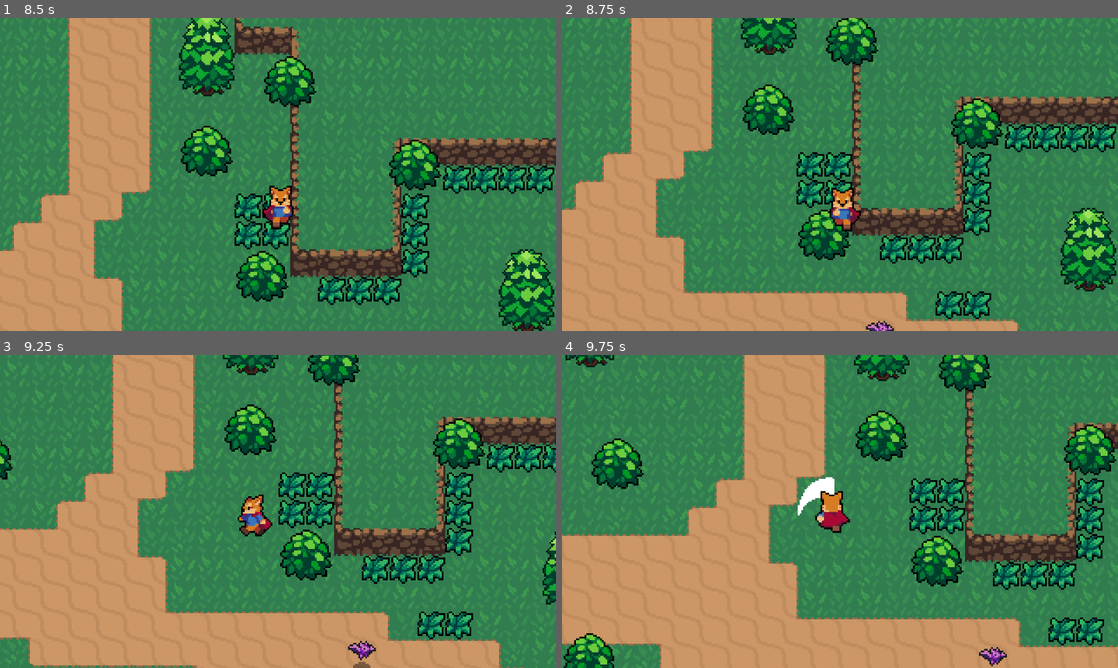
Above: before the commit, frames 1-4 (two rows, left to right).
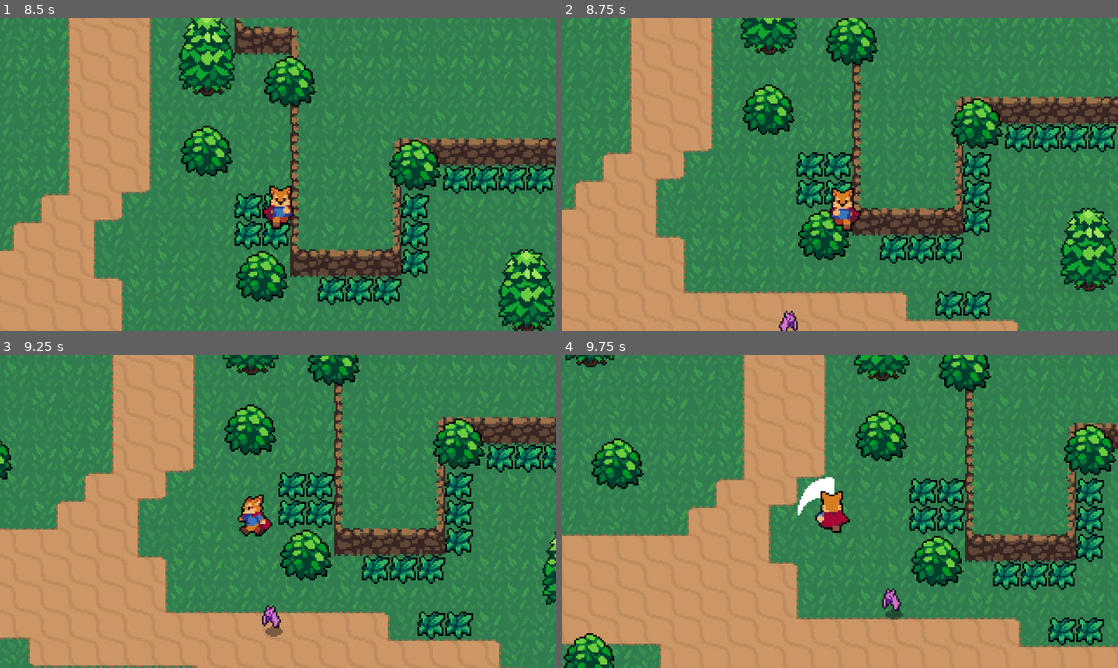
Above: after the commit, the same moments.

Repository: aryanscodingden/BladeBound
Game: Godot game, scene res://world.tscn
Two runs of this game, one before a commit and one after it. Both use one fixed random seed, a clock stepped at 60 frames per second and the inputs below.
Inputs:
- Up to frame 1 (8.5 s): tap Enter at 0.5 s; hold D (move_right) 0.53-1.28 s; tap J (attack) at 0.6, 3.6, 6.6 s; hold S (move_down) 1.28-2.03 s; tap K (roll) at 1.35, 4.35, 7.35 s; hold D (move_right) 2.03-2.78 s; tap Alt at 2.1, 5.1, 8.1 s; hold W (move_up) 2.78-3.53 s; tap Shift at 2.85, 5.85 s; hold A (move_left) 3.53-5.03 s; hold S (move_down) 5.03-5.78 s; hold D (move_right) 5.78-6.53 s; hold W (move_up) 6.53-7.28 s; hold D (move_right) 7.28-8.03 s; hold S (move_down) from 8.03 s (still down)
- Up to frame 2 (8.75 s): keep holding S (move_down)
- Up to frame 3 (9.25 s): release S (move_down) at 8.78 s; hold A (move_left) from 8.78 s (still down); tap Shift at 8.85 s
- Up to frame 4 (9.75 s): release A (move_left) at 9.53 s; hold W (move_up) from 9.53 s (still down); tap J (attack) at 9.6 s

Frame 1 is identical in both runs. In frame 2, 0.3% of the frame differs, in the area x 39-60%, y 93-100%; in frame 3, 0.5%, in the area x 47-68%, y 80-100%; in frame 4, 0.4%.

Commit message:
more bat enemy script

Diff:
--- a/enemies/bat_enemy.gd
+++ b/enemies/bat_enemy.gd
@@ -1,11 +1,34 @@
 extends CharacterBody2D
+const speed = 30
+
+@export var range:= 104
 
 @onready var sprite_2d: Sprite2D = $Sprite2D
 @onready var animation_tree: AnimationTree = $AnimationTree
 @onready var playback = animation_tree.get("parameters/StateMachine/playback") as AnimationNodeStateMachinePlayback
+@export var player: Player
 
-func _physics_process(delta: float) -> void:
+func _physics_process(_delta: float) -> void:
 	var state = playback.get_current_node()
 	match state:
 		"Idle": pass
-		"Chase": pass
+		"Chase":
+			var player = get_player()
+			if player is Player:
+				velocity = global_position.direction_to(player.global_position) * speed
+				sprite_2d.scale.x = sign(velocity.x)
+			else:
+				velocity = Vector2.ZERO
+			move_and_slide()
+
+func get_player() -> Player:
+	return get_tree().get_first_node_in_group("player")
+
+func is_player_in_range() -> bool:
+	var result = false
+	var player = get_player()
+	if player is Player:
+		var distance_to_player = global_position.distance_to(player.global_position)
+		if distance_to_player < range:
+			result = true
+	return result
--- a/enemies/bat_enemy.tscn
+++ b/enemies/bat_enemy.tscn
@@ -5,7 +5,7 @@
 [ext_resource type="Texture2D" uid="uid://cuq66us1fgsog" path="res://shadows/small_shadow.png" id="2_5gx0a"]
 
 [sub_resource type="CircleShape2D" id="CircleShape2D_erta8"]
-radius = 5.0
+radius = 5.8309517
 
 [sub_resource type="Animation" id="Animation_5gx0a"]
 length = 0.001
@@ -56,8 +56,12 @@
 advance_mode = 2
 
 [sub_resource type="AnimationNodeStateMachineTransition" id="AnimationNodeStateMachineTransition_e7gs6"]
+advance_mode = 2
+advance_expression = "is_player_in_range()
+"
 
 [sub_resource type="AnimationNodeStateMachineTransition" id="AnimationNodeStateMachineTransition_5gx0a"]
+advance_expression = "not is_player_in_range()"
 
 [sub_resource type="AnimationNodeStateMachine" id="AnimationNodeStateMachine_5gx0a"]
 states/Chase/node = SubResource("AnimationNodeAnimation_5gx0a")
@@ -65,7 +69,7 @@
 states/Idle/node = SubResource("AnimationNodeAnimation_e7gs6")
 states/Idle/position = Vector2(403, 100)
 transitions = ["Start", "Idle", SubResource("AnimationNodeStateMachineTransition_grp10"), "Idle", "Chase", SubResource("AnimationNodeStateMachineTransition_e7gs6"), "Chase", "Idle", SubResource("AnimationNodeStateMachineTransition_5gx0a")]
-graph_offset = Vector2(-146, -24)
+graph_offset = Vector2(-166, 25)
 
 [sub_resource type="AnimationNodeBlendTree" id="AnimationNodeBlendTree_grp10"]
 graph_offset = Vector2(-220, 7)
@@ -74,21 +78,21 @@
 node_connections = [&"output", 0, &"StateMachine"]
 
 [node name="BatEnemy" type="CharacterBody2D"]
+motion_mode = 1
 script = ExtResource("1_5gx0a")
 
-[node name="Sprite2D" type="Sprite2D" parent="."]
-position = Vector2(56, 0)
+[node name="Sprite2D" type="Sprite2D" parent="." groups=["player"]]
 texture = ExtResource("1_e7gs6")
 offset = Vector2(0, -5)
 hframes = 5
 
-[node name="ShadowSprite2D" type="Sprite2D" parent="."]
+[node name="ShadowSprite2D" type="Sprite2D" parent="." groups=["player"]]
 show_behind_parent = true
-position = Vector2(56, 0)
+position = Vector2(1, -1)
 texture = ExtResource("2_5gx0a")
 
 [node name="CollisionShape2D" type="CollisionShape2D" parent="."]
-position = Vector2(56, -3)
+position = Vector2(1, -3)
 shape = SubResource("CircleShape2D_erta8")
 
 [node name="AnimationPlayer" type="AnimationPlayer" parent="."]
--- a/player/player.gd
+++ b/player/player.gd
@@ -1,4 +1,4 @@
-extends CharacterBody2D
+class_name Player extends CharacterBody2D
 
 const speed = 100.0
 const ROLL_SPEED = 125.0
--- a/player/player.tscn
+++ b/player/player.tscn
@@ -582,7 +582,7 @@
 nodes/TimeScale/position = Vector2(397, 209.5)
 node_connections = [&"output", 0, &"TimeScale", &"TimeScale", 0, &"StateMachine"]
 
-[node name="Player" type="CharacterBody2D"]
+[node name="Player" type="CharacterBody2D" groups=["player"]]
 z_index = 1
 y_sort_enabled = true
 disable_mode = 2
--- a/project.godot
+++ b/project.godot
@@ -31,6 +31,7 @@
 [global_group]
 
 Sword=""
+player=""
 
 [input]
 
--- a/world.tscn
+++ b/world.tscn
@@ -231,8 +231,10 @@
 [node name="Grass20" parent="." instance=ExtResource("7_pkg7o")]
 position = Vector2(496, 104)
 
-[node name="BatEnemy" parent="." instance=ExtResource("8_gbfbk")]
+[node name="BatEnemy" parent="." node_paths=PackedStringArray("player") instance=ExtResource("8_gbfbk")]
 position = Vector2(32, 168)
-
-[node name="BatEnemy2" parent="." instance=ExtResource("8_gbfbk")]
-position = Vector2(312, 224)
+player = NodePath("../Player")
+
+[node name="BatEnemy2" parent="." node_paths=PackedStringArray("player") instance=ExtResource("8_gbfbk")]
+position = Vector2(313, 224)
+player = NodePath("../Player")
--- a/world/grass.gd
+++ b/world/grass.gd
@@ -1,7 +1,6 @@
 extends Node2D
-const grass_effect = preload("res://effects/grass_effect.tscn")
 @onready var area_2d: Area2D = $Area2D
-
+@export var grass_effect: PackedScene
 # Called when the node enters the scene tree for the first time.
 func _ready() -> void:
 	area_2d.area_entered.connect(_on_area_2d_area_entered)
--- a/world/grass.tscn
+++ b/world/grass.tscn
@@ -1,13 +1,15 @@
-[gd_scene load_steps=4 format=3 uid="uid://bjgeiy3x3xt2n"]
+[gd_scene load_steps=5 format=3 uid="uid://bjgeiy3x3xt2n"]
 
 [ext_resource type="Script" uid="uid://b3iplcf1qb2hc" path="res://world/grass.gd" id="1_6gvtj"]
 [ext_resource type="Texture2D" uid="uid://w77k76japn66" path="res://world/grass.png" id="1_44d1o"]
+[ext_resource type="PackedScene" uid="uid://ckk6u2lwsicr" path="res://effects/grass_effect.tscn" id="2_aervy"]
 
 [sub_resource type="RectangleShape2D" id="RectangleShape2D_aervy"]
 size = Vector2(14, 14)
 
 [node name="Grass" type="Node2D"]
 script = ExtResource("1_6gvtj")
+grass_effect = ExtResource("2_aervy")
 
 [node name="Sprite2D" type="Sprite2D" parent="."]
 texture = ExtResource("1_44d1o")
